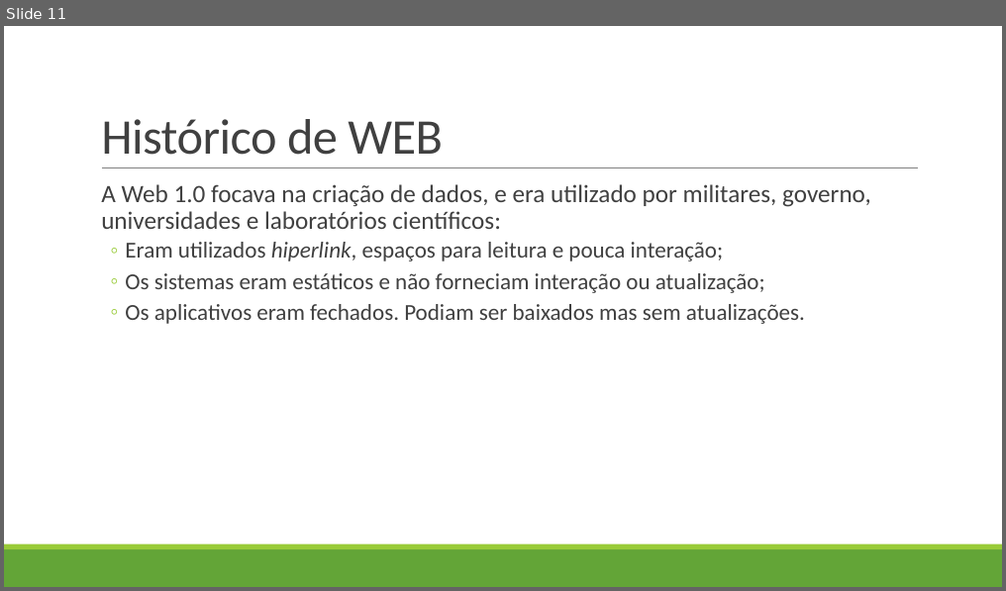
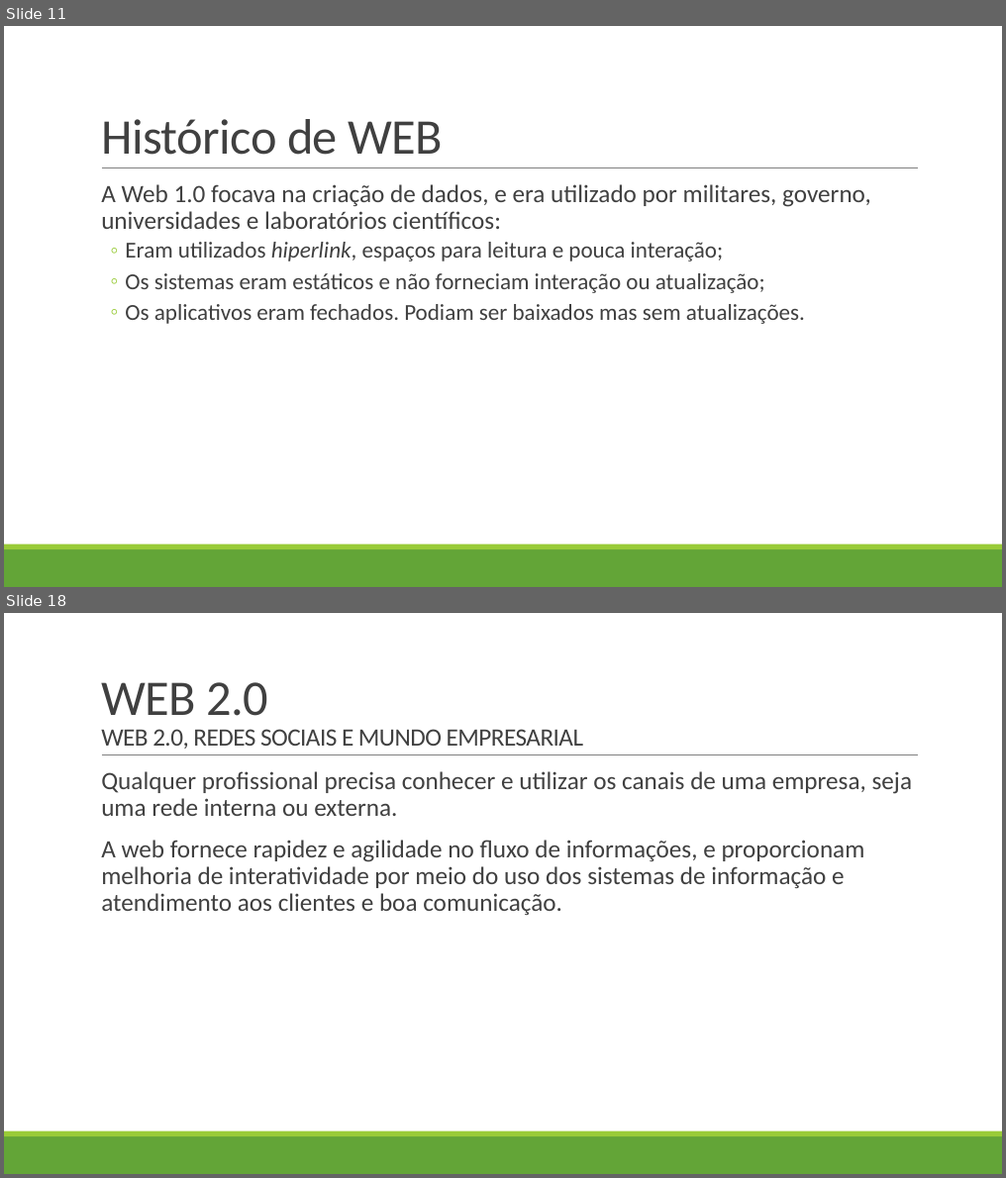
Before and after one commit to LucasHerculanoAmaro/Minhas-Aulas, a slide deck: Euripedes Simões de Paula/Gestão de Conteúdo WEB II/Aula 2/Web 2.0 e mídia social.pptx. Shown one above the other, each under a label of ours: slide 11 before the commit, slides 11 and 18 after it; the slides between them are not shown. The pictures are 1006x591 and 1006x1178 pixels, drawn with LibreOffice and Linux fonts; fonts in the diff are those of the drawing. Boxes give left, top, right and bottom in pixels: in the first picture for what was removed or moved away, otherwise in the second. Text is boxed around its words. In the diff, an @@ line names an element or a change of style, - is before the commit and + after.

```diff
--- a/Euripedes Simões de Paula/Gestão de Conteúdo WEB II/Aula 2/Web 2.0 e mídia social.pptx
+++ b/Euripedes Simões de Paula/Gestão de Conteúdo WEB II/Aula 2/Web 2.0 e mídia social.pptx
@@ slide 18 added at (4, 613, 1002, 1174), background #FFFFFF; not listed: 3 template elements that a slide beside it also shows @@
@@ title added at (101, 682, 583, 749), 24 pt, text #404040 @@
+WEB 2.0
+WEB 2.0, REDES SOCIAIS E MUNDO EMPRESARIAL
@@ text added at (101, 771, 912, 915), 24 pt, text #404040 @@
+  Qualquer profissional precisa conhecer e utilizar os canais de uma empresa, seja uma rede interna ou externa.
+  A web fornece rapidez e agilidade no fluxo de informações, e proporcionam melhoria de interatividade por meio do uso dos sistemas de informação e atendimento aos clientes e boa comunicação.
```
Also in this commit, not shown: 1 slide changed, 6 other slides added, 1 other file.
